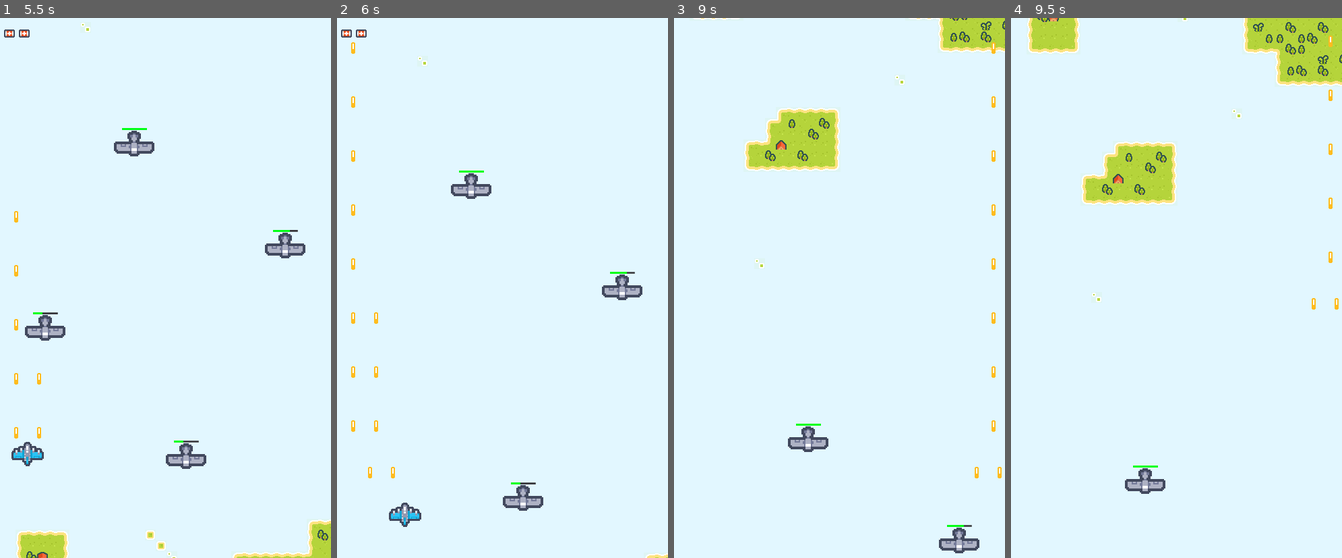
Above: before the commit, frames 1-4 (left to right).
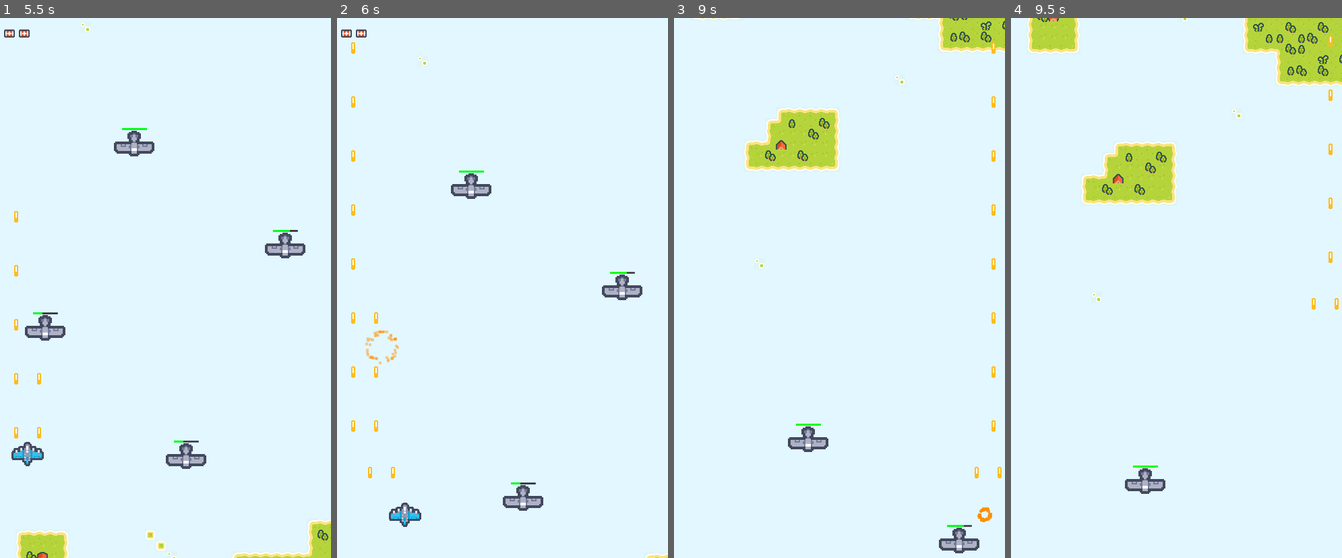
Above: after the commit, the same moments.

Repository: arisshu/BulletHell
Game: Godot game, scene res://Main Scenes/FirstLevel.tscn
The game is run twice, just before and just after one commit, with the same random seed, the same clock (stepped at 60 frames per second) and the same inputs.
Inputs:
- Up to frame 1 (5.5 s): hold D (moveRight) 0.53-1.28 s; hold Space (shoot) 0.53-1.28 s; hold S (moveDown) 1.28-2.03 s; tap Space (shoot) at 1.35, 2.85, 4.35 s; hold D (moveRight) 2.03-2.78 s; hold Space (shoot) 2.03-2.78 s; hold W (moveUp) 2.78-3.53 s; hold Space (shoot) 3.53-4.28 s; hold A (moveLeft) 3.53-5.03 s; hold S (moveDown) from 5.03 s (still down); hold Space (shoot) from 5.03 s (still down)
- Up to frame 2 (6 s): release S (moveDown) at 5.78 s; release Space (shoot) at 5.78 s; hold D (moveRight) from 5.78 s (still down); tap Space (shoot) at 5.85 s
- Up to frame 3 (9 s): release D (moveRight) at 6.53 s; hold W (moveUp) 6.53-7.28 s; hold Space (shoot) 6.53-7.28 s; hold D (moveRight) 7.28-8.03 s; tap Space (shoot) at 7.35, 8.85 s; hold S (moveDown) 8.03-8.78 s; hold Space (shoot) 8.03-8.78 s; hold A (moveLeft) from 8.78 s (still down)
- Up to frame 4 (9.5 s): keep holding A (moveLeft)

Frame 1 is identical in both runs. In frame 2, 0.1% of the frame differs, in the area x 8-19%, y 57-65%; in frame 3, less than 0.1%; in frame 4, nothing differs.

Commit message:
built-in death effect

Diff:
--- a/Main Scenes/FirstLevel.tscn
+++ b/Main Scenes/FirstLevel.tscn
@@ -89,7 +89,7 @@
 position = Vector2( 135, -1335 )
 enemy = 2
 enemySpeed = 200
-enemyHealth = 4
+enemyHealth = 3
 amount = 6
 sineAmplitude = 250.0
 sineDirection = -1
@@ -102,7 +102,7 @@
 position = Vector2( 428, -1269 )
 enemy = 2
 enemySpeed = 200
-enemyHealth = 1
+enemyHealth = 3
 amount = 6
 sineAmplitude = 250.0
 spawnInterval = 0.3
--- /dev/null
+++ b/Resources/Animation/DeathEffect.gd
@@ -0,0 +1,19 @@
+extends CPUParticles2D
+
+# Declare member variables here. Examples:
+# var a = 2
+# var b = "text"
+
+
+# Called when the node enters the scene tree for the first time.
+func _ready():
+	emitting = true
+
+func _process(delta):
+	if !emitting:
+		queue_free()
+
+
+# Called every frame. 'delta' is the elapsed time since the previous frame.
+#func _process(delta):
+#	pass
--- /dev/null
+++ b/Resources/Animation/DeathEffect.tscn
@@ -0,0 +1,21 @@
+[gd_scene load_steps=3 format=2]
+
+[ext_resource path="res://Resources/Animation/DeathEffect.gd" type="Script" id=1]
+
+[sub_resource type="Gradient" id=1]
+colors = PoolColorArray( 1, 0.560784, 0, 1, 1, 0.560784, 0, 0 )
+
+[node name="DeathEffect" type="CPUParticles2D"]
+emitting = false
+amount = 50
+lifetime = 0.5
+one_shot = true
+explosiveness = 1.0
+direction = Vector2( 0, 0 )
+spread = 180.0
+gravity = Vector2( 0, 0 )
+initial_velocity = 82.57
+initial_velocity_random = 0.31
+scale_amount = 4.0
+color_ramp = SubResource( 1 )
+script = ExtResource( 1 )
--- a/character/enemy/Enemy.gd
+++ b/character/enemy/Enemy.gd
@@ -2,6 +2,7 @@
 class_name Enemy
 
 var plBullet := preload("res://Bullet/EnemyBullet.tscn")
+var plExplosion := preload("res://Resources/Animation/DeathEffect.tscn")
 
 onready var firingPositions := $FiringPositions
 
@@ -26,6 +27,10 @@
 func damage(amount: int):
 	health -= amount
 	if health <= 0:
+		var effect := plExplosion.instance()
+		effect.global_position = global_position
+		get_tree().current_scene.add_child(effect)
+
 		queue_free()
 
 # Remove enemy when leaving the screen
--- a/character/player/player.gd
+++ b/character/player/player.gd
@@ -2,6 +2,7 @@
 class_name Player
 
 var plBullet := preload("res://Bullet/PlayerBullet.tscn")
+var plExplosion := preload("res://Resources/Animation/DeathEffect.tscn")
 
 onready var firingPositions := $FiringPositions
 onready var fireDelayTimer := $FireDelayTimer
@@ -65,4 +66,7 @@
 	anim.play("New Anim")
 
 	if life <= 0:
+		var effect := plExplosion.instance()
+		effect.global_position = global_position
+		get_tree().current_scene.add_child(effect)
 		queue_free()
